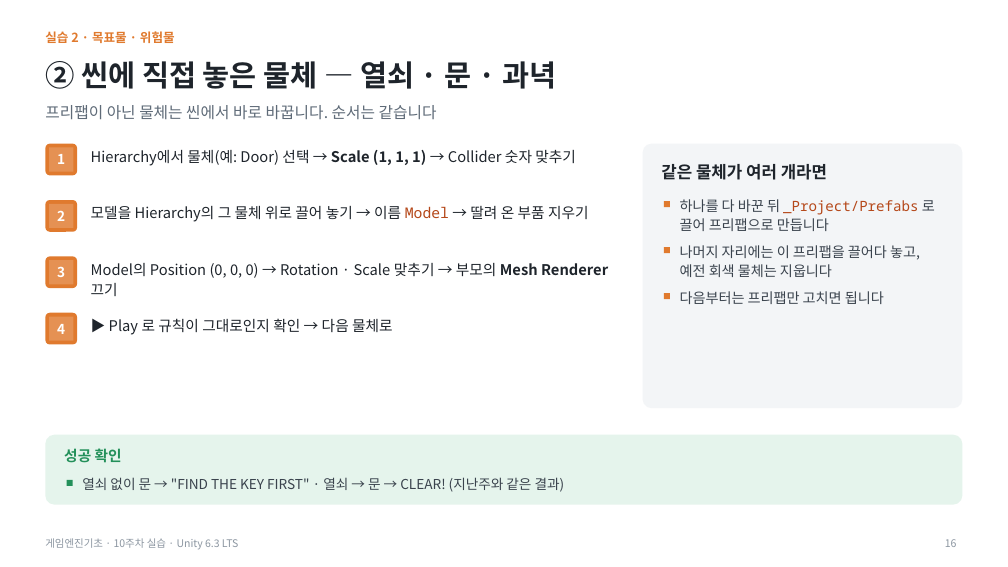
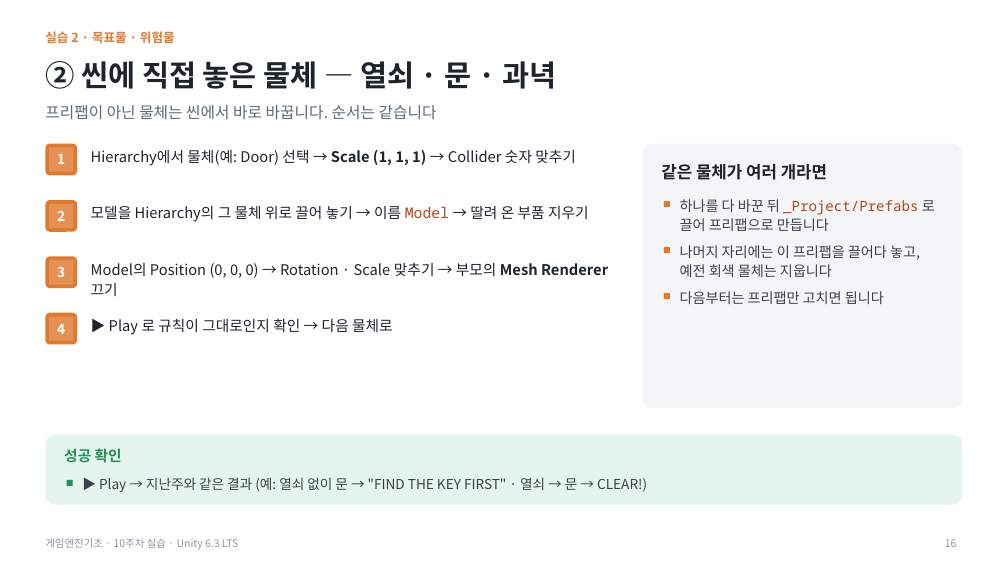
Before and after one commit to iplay-garden/game-engine-basics, a slide deck: slide 16 of 10주차/한국어/게임엔진기초_10주차_오프라인_실습슬라이드.pptx. Drawn at 1008x567 pixels with LibreOffice and Linux fonts; fonts in the diff are those of the drawing. Boxes give left, top, right and bottom in pixels: in the first picture for what was removed or moved away, otherwise in the second. Text is boxed around its words. In the diff, an @@ line names an element or a change of style, - is before the commit and + after.

```diff
--- a/10주차/한국어/게임엔진기초_10주차_오프라인_실습슬라이드.pptx
+++ b/10주차/한국어/게임엔진기초_10주차_오프라인_실습슬라이드.pptx
@@ text at [99,477,647,492]: text changed @@
-열쇠 없이 문 → "FIND THE KEY FIRST" · 열쇠 → 문 → CLEAR! (지난주와 같은 결과)
+▶ Play → 지난주와 같은 결과 (예: 열쇠 없이 문 → "FIND THE KEY FIRST" · 열쇠 → 문 → CLEAR!)
```
Also in this commit, not shown: 9 other slides changed, 13 other files.
